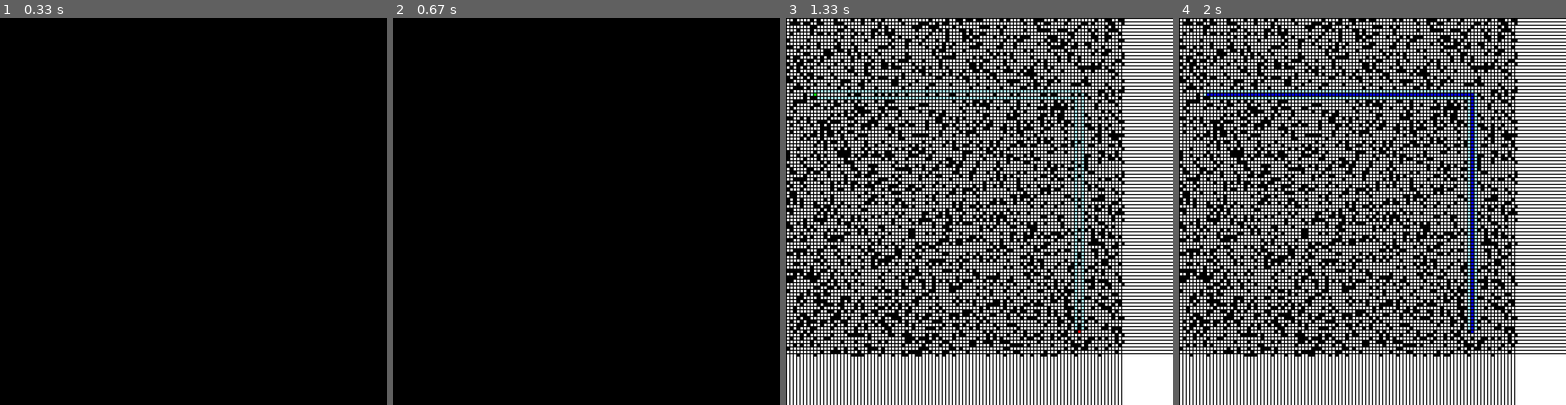
Above: before the commit, frames 1-4 (left to right).
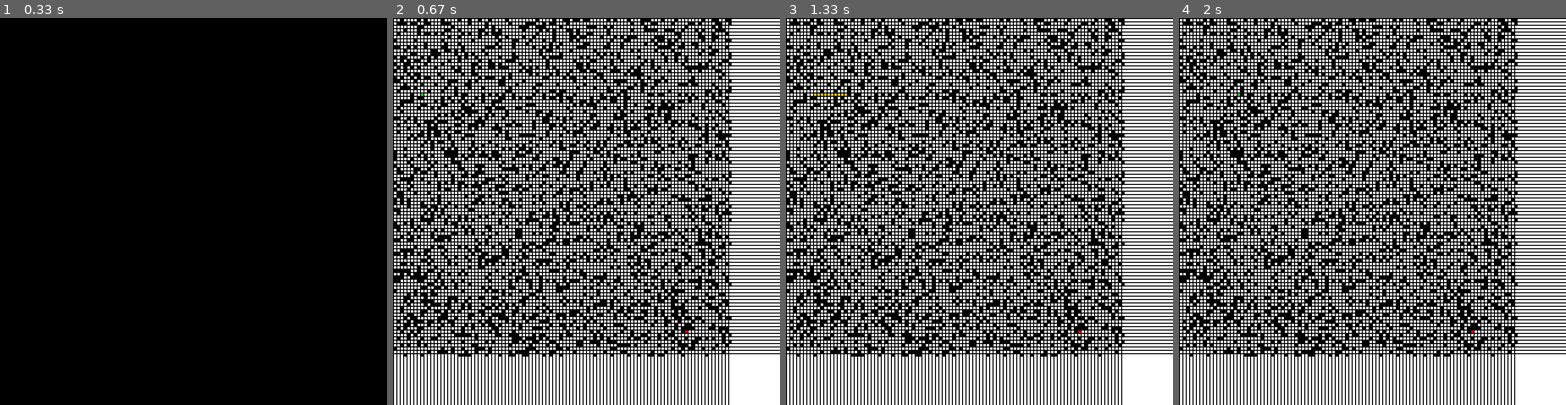
Above: after the commit, the same moments.

Repository: jgcruz81/fog-of-war
Game: pygame game, started from final.py
Two runs of this game, one before a commit and one after it. Both use one fixed random seed, a clock stepped at 60 frames per second and the inputs below.
Inputs:
- Up to frame 1 (0.33 s): no input
- Up to frame 2 (0.67 s): tap Space at 0.33 s
- Up to frame 3 (1.33 s): tap Space at 0.67, 1.17 s
- Up to frame 4 (2 s): tap Space at 1.7 s

Frame 1 is identical in both runs. In frame 2, 46% of the frame differs, in the area x 0-100%, y 0-100%; in frame 3, 1.2%; in frame 4, 1.7%.

Commit message:
Add files via upload

Diff:
--- a/final.py
+++ b/final.py
@@ -58,6 +58,7 @@
 BLUE = (0, 0, 255)
 LIGHTBLUE = (168, 233, 240)
 PURPLE = (102, 0, 102)
+ORANGE = (252, 192, 27)
 
 # Pygame visuals
 size = (800, 800)
@@ -90,7 +91,6 @@
     # list of minimum f values in open list, used to find min h cost
     openheap = []
     closedlist = []
-    counter = 0
 
     # update the first view of the world
     openheap.extend(checkneighbors(startx, starty, gridworld, endx, endy, g, "start"))
@@ -105,19 +105,63 @@
 
     # INTIALIZE WORLD
     pygame.init()
-    printpath(closedlist,openheap, "WHITE")
+    printpath(closedlist, openheap, "WHITE")
     # Prints Start
     printpath(closedlist, openheap, "START")
     # Bryan's code here...
-    while counter < 1:
-        closedlist = computepath(openheap, closedlist, mentalworld, endNode)
-
-        if len(closedlist) > 0 and closedlist[0].x == endx and closedlist[0].y == endy:
-            print("found")
+    while openheap:
+
+        # node = the goal state
+        node = computepath(openheap, closedlist, mentalworld, endNode)
+        if len(closedlist) > 0 and closedlist[0].x != endx and closedlist[0].y != endy:
+            print("not found")
             break
-        counter += 1
+        path = followDirections(node)
+        path.reverse()
+        traveled = []
+        mentalworld[startNode.x][startNode.y] = 0
         printpath(closedlist, openheap, "WHITE")
         printpath(closedlist, openheap, "START")
+        while path:
+            currentblock = path.pop(0)
+            if gridworld[currentblock.x][currentblock.y] == 3:
+                print("done")
+                break
+
+            elif gridworld[currentblock.x][currentblock.y] != 1:
+                # update world
+                checklist = checkneighbors(currentblock.x,currentblock.y, gridworld, endNode.x, endNode.y,0,None)
+                updateMentalWorld(checklist, mentalworld, currentblock.x, currentblock.y)
+                h = abs(currentblock.x - endx) + abs(currentblock.y - endy)
+                g = 0
+                startNode = Node(currentblock.x, currentblock.y, 0, h, h + 0, "start")
+                traveled.append(startNode)
+
+
+            else:
+                currentblock = traveled[-1]
+                break
+                print("stop")
+        startposition = []
+        startposition.append(currentblock)
+        printpath(None, traveled, "ORANGE")
+        printpath(closedlist, openheap, "WHITE")
+        printpath(None,startposition, "START")
+
+        if gridworld[currentblock.x][currentblock.y] == 3:
+            print("target reached goal")
+            break
+
+        mentalworld[startrow][startcolumn] = 0
+        mentalworld[currentblock.x][currentblock.y] = 2
+        print(mentalworld)
+        path.clear()
+        openheap.clear()
+        openheap.append(startNode)
+        closedlist.clear()
+
+    printpath(closedlist, openheap, "WHITE")
+    printpath(closedlist, startposition, "START")
     exit()
 
 
@@ -148,7 +192,7 @@
         closedlist.insert(0,node)
         if node.x == end.x and node.y == end.y:
             print("found")
-            printpath(closedlist, openheap, "OPEN")
+            #printpath(closedlist, openheap, "OPEN")
             printpath(closedlist, openheap, "BLUE")
             return closedlist
             break
@@ -169,6 +213,16 @@
                         i -=1
                         break
                 j +=1
+            j = 0
+            i += 1
+        while i < len(potentialneighbors):
+            while j < len(closedlist):
+                if potentialneighbors[i].x == closedlist[j].x and potentialneighbors[i].y == closedlist[j].y:
+                    potentialneighbors.pop(i)
+                    i -= 1
+                    break
+                j += 1
+            j = 0
             i += 1
         # (13)
         openheap.extend(potentialneighbors)
@@ -197,10 +251,11 @@
         mentalworld[x + 1][y] = 1
     if 'right' in new_list and y != 9:
         mentalworld[x][y + 1] = 1
-    print(mentalworld)
+
 
 def printpath(closedlist, openheap, color):
     done = False
+    """""
     if color == "OPEN":
         while not done:
             # --- Main event loop
@@ -214,6 +269,7 @@
                                              [openheap[i].x * sq_size + 2, openheap[i].y * sq_size + 2, sq_size - 2,
                                               sq_size - 2])
                             done = True
+    """""
     if color == "BLUE":
         while not done:
             # --- Main event loop
@@ -222,29 +278,31 @@
                     done = True
                 if event.type == pygame.KEYDOWN:
                     if event.key == pygame.K_SPACE:
+                        for i in range(len(openheap)):
+                            pygame.draw.rect(screen, LIGHTBLUE,
+                                             [openheap[i].x * sq_size + 2, openheap[i].y * sq_size + 2, sq_size - 2,
+                                              sq_size - 2])
                         for i in range(len(closedlist)):
                             pygame.draw.rect(screen, BLUE,
                                              [closedlist[i].x * sq_size + 2, closedlist[i].y * sq_size + 2, sq_size - 2,
                                               sq_size - 2])
                             done = True
+    if color == "ORANGE":
+        for i in range(len(openheap)):
+            pygame.draw.rect(screen, ORANGE,
+                             [openheap[i].x * sq_size + 2, openheap[i].y * sq_size + 2, sq_size - 2,
+                              sq_size - 2])
 
 
     if color == "BLACK":
-        while not done:
-            for event in pygame.event.get():
-                if event.type == pygame.QUIT:
-                    done = True
-                if event.type == pygame.KEYDOWN:
-                    if event.key == pygame.K_SPACE:
-                        for x0, x1 in enumerate(gridworld):
-                            for y0, y1 in enumerate(x1):
-                                if y1 == 1:
-                                    pygame.draw.rect(screen, BLACK,
-                                                     [x0 * sq_size + 2, y0 * sq_size + 2, sq_size - 2, sq_size - 2])
-
-                        done = True
+        for x0, x1 in enumerate(gridworld):
+            for y0, y1 in enumerate(x1):
+                if y1 == 1:
+                    pygame.draw.rect(screen, BLACK,
+                                     [x0 * sq_size + 2, y0 * sq_size + 2, sq_size - 2, sq_size - 2])
     if color == "WHITE":
         while not done:
+            # --- Main event loop
             for event in pygame.event.get():
                 if event.type == pygame.QUIT:
                     done = True
@@ -276,6 +334,35 @@
             if event.type == pygame.KEYDOWN:
                 if event.key == pygame.K_q or event.key == pygame.K_ESCAPE:
                     done = True
+def followDirections(closedlist):
+    #closedlist.reverse()
+    currentnode = closedlist.pop(0)
+    list = []
+    list.append(currentnode)
+    for x in range(len(closedlist)):
+        if currentnode.direction == "start":
+            return list
+        else:
+            for y in range(len(closedlist)):
+                #if closedlist[y].
+                if currentnode.direction == "up" and closedlist[y].x == currentnode.x + 1 and closedlist[y].y == currentnode.y:
+                    currentnode = closedlist[y]
+                    list.append(closedlist.pop(y))
+                    break
+                if currentnode.direction == "left" and closedlist[y].x == currentnode.x and closedlist[y].y == currentnode.y + 1:
+                    currentnode = closedlist[y]
+                    list.append(closedlist.pop(y))
+                    break
+                if currentnode.direction == "down" and closedlist[y].x == currentnode.x - 1 and closedlist[y].y == currentnode.y:
+                    currentnode = closedlist[y]
+                    list.append(closedlist.pop(y))
+                    break
+                if currentnode.direction == "right" and closedlist[y].x == currentnode.x and closedlist[y].y == currentnode.y - 1:
+                    currentnode = closedlist[y]
+                    list.append(closedlist.pop(y))
+                    break
+    return list
+
 
 
 begin(gridworld,startrow, startcolumn, endrow, endcolumn)
--- a/maze.py
+++ b/maze.py
@@ -53,13 +53,46 @@
     closedlist.append(startNode)
     endNode = Node(endrow, endcolumn, math.inf, 0, math.inf,"closed")
 
-    while counter < 1:
-        computepath(openheap, closedlist, gridworld, endNode)
-
-        if len(closedlist) > 0 and closedlist[0].x == endx and closedlist[0].y == endy:
-            print("found")
+    while openheap:
+
+        # node = the goal state
+        node = computepath(openheap, closedlist, mentalworld, endNode)
+        if len(closedlist) > 0 and closedlist[0].x != endx and closedlist[0].y != endy:
+            print("not found")
             break
-        counter += 1
+        path = followDirections(node)
+        path.reverse()
+        traveled = []
+        mentalworld[startNode.x][startNode.y] = 0
+        while path:
+            currentblock = path.pop(0)
+            if gridworld[currentblock.x][currentblock.y] == 3:
+                print("done")
+                break
+
+            elif gridworld[currentblock.x][currentblock.y] != 1:
+                # update world
+                checklist = checkneighbors(currentblock.x,currentblock.y, gridworld, endNode.x, endNode.y,0,None)
+                updateMentalWorld(checklist, mentalworld, currentblock.x, currentblock.y)
+                h = abs(currentblock.x - endx) + abs(currentblock.y - endy)
+                g = 0
+                startNode = Node(currentblock.x, currentblock.y, 0, h, h + 0, "start")
+                traveled.append(startNode)
+
+
+            else:
+                currentblock = traveled[-1]
+                break
+                print("stop")
+        if gridworld[currentblock.x][currentblock.y] == 3:
+            print("target reached goal")
+            break
+        mentalworld[startrow][startcolumn] = 0
+        mentalworld[currentblock.x][currentblock.y] = 2
+        path.clear()
+        openheap.clear()
+        openheap.append(startNode)
+        closedlist.clear()
 
 def computepath(openheap, closedlist, mentalworld, end):
     openMinFCost = []
@@ -106,11 +139,25 @@
                         i -=1
                         break
                 j +=1
+            j = 0
+            i += 1
+        i = 0
+        j = 0
+        while i < len(potentialneighbors):
+            while j < len(closedlist):
+                if potentialneighbors[i].x == closedlist[j].x and potentialneighbors[i].y == closedlist[j].y:
+                    potentialneighbors.pop(i)
+                    i -= 1
+                    break
+                j += 1
+            j = 0
             i += 1
         # (13)
         openheap.extend(potentialneighbors)
         openMinFCost.clear()
         openheap = sorted(openheap, key=operator.attrgetter('f'))
+
+
     #If no path was found
     if closedlist[0] != end:
         print("no path found")
@@ -118,10 +165,12 @@
     return closedlist
 
 
-# function to check neighbors for lowest f value(done)
-# if there's a tie then resort to h value (not done)
-# if there's a tie then random (not done)
-# if all directions are impassable (not done)   perhaps return no value
+# Checking node's neighbors
+# node.x = x    node.y = y
+# a is world that you are using
+# end.i = i     end.y = y
+# g is node.g and direction is used to not append the direction you came from
+
 def checkneighbors(x,y,a,i,j,g, direction):
     neighbors = []
     # check up
@@ -152,6 +201,7 @@
     return neighbors
 
 # this method populates the mental world with 1s
+#
 def updateMentalWorld(neighbors, mentalworld, x, y):
     seen = ["up", "down", "left", "right"]
     encompass = []
@@ -159,7 +209,6 @@
         encompass.append(neighbors[i].direction)
 
     new_list = list(set(seen) - set(encompass))
-    print(new_list)
     if 'up' in new_list and x != 0:
         mentalworld[x - 1][y] = 1
     if 'left' in new_list and y != 0:
@@ -168,6 +217,35 @@
         mentalworld[x + 1][y] = 1
     if 'right' in new_list and y != 9:
         mentalworld[x][y + 1] = 1
-    print(mentalworld)
-
+
+def followDirections(closedlist):
+    #closedlist.reverse()
+    currentnode = closedlist.pop(0)
+    list = []
+    list.append(currentnode)
+    for x in range(len(closedlist)):
+        if currentnode.direction == "start":
+            return list
+        else:
+            for y in range(len(closedlist)):
+                #if closedlist[y].
+                if currentnode.direction == "up" and closedlist[y].x == currentnode.x + 1 and closedlist[y].y == currentnode.y:
+                    currentnode = closedlist[y]
+                    list.append(closedlist.pop(y))
+                    break
+                if currentnode.direction == "left" and closedlist[y].x == currentnode.x and closedlist[y].y == currentnode.y + 1:
+                    currentnode = closedlist[y]
+                    list.append(closedlist.pop(y))
+                    break
+                if currentnode.direction == "down" and closedlist[y].x == currentnode.x - 1 and closedlist[y].y == currentnode.y:
+                    currentnode = closedlist[y]
+                    list.append(closedlist.pop(y))
+                    break
+                if currentnode.direction == "right" and closedlist[y].x == currentnode.x and closedlist[y].y == currentnode.y - 1:
+                    currentnode = closedlist[y]
+                    list.append(closedlist.pop(y))
+                    break
+
+
+    return list
 begin(gridworld,startrow, startcolumn, endrow, endcolumn)
